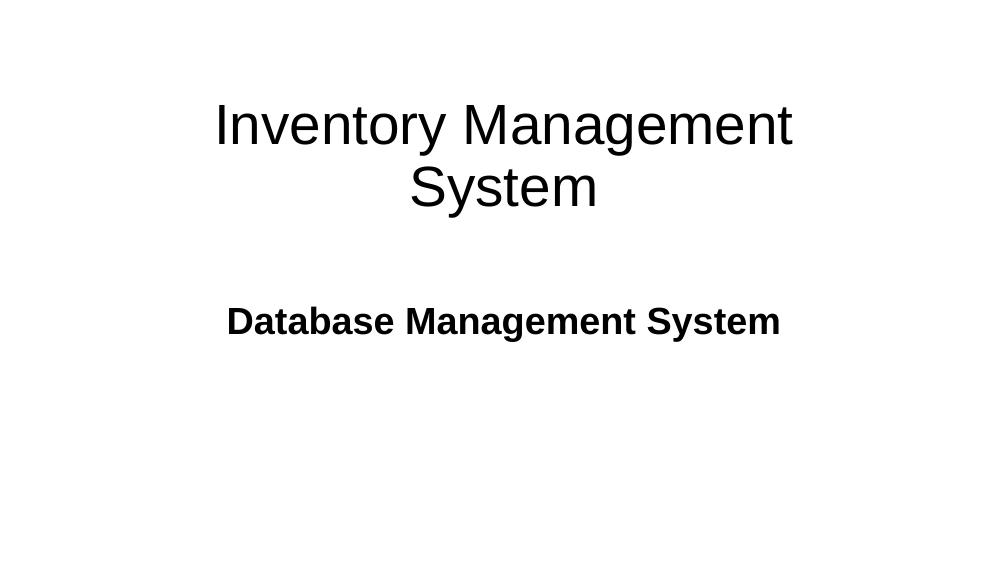
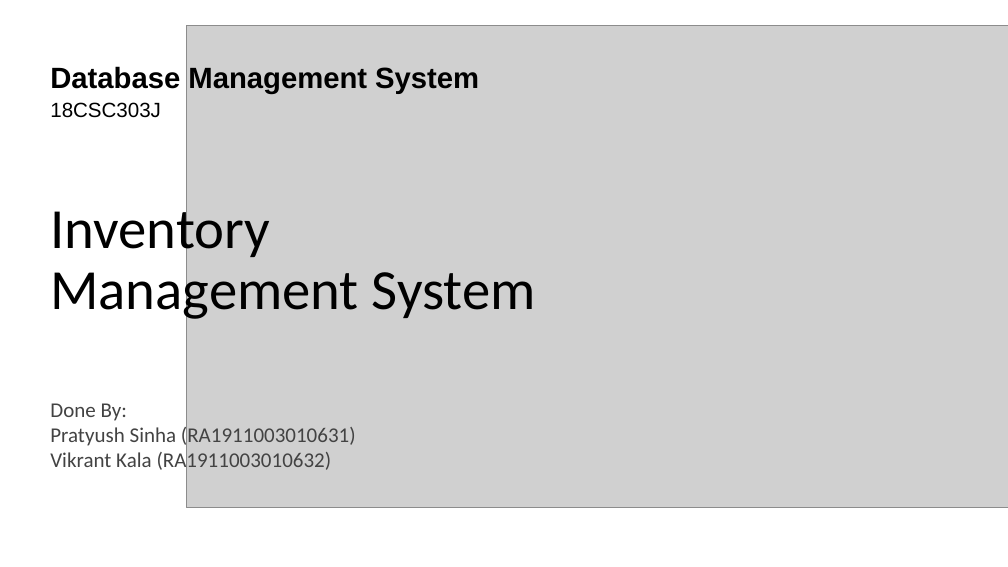
Before and after one commit to VikrantKala/Inventory-Management, a slide deck: slide 1 of Inventory Management System(69).pptx. Drawn at 1008x567 pixels with LibreOffice and Linux fonts; fonts in the diff are those of the drawing; grey boxes stand for pictures. Boxes give left, top, right and bottom in pixels: in the first picture for what was removed or moved away, otherwise in the second. Text is boxed around its words. In the diff, an @@ line names an element or a change of style, - is before the commit and + after.

Commit message:
Final PPT

```diff
--- a/Inventory Management System(69).pptx
+++ b/Inventory Management System(69).pptx
@@ picture added at <box>186,26,1008,508</box> @@
@@ subtitle "Database Management System": place and size @@
-subtitle "Database Management System" at <box>227,306,781,341</box>
+subtitle "Database Management System" at <box>50,66,479,118</box>
@@ subtitle at <box>50,66,479,94</box>: size 36 to 27.9 pt in "Database Management System"; alignment centre to left; line spacing 0.9 to 0.7; less space between paragraphs @@
@@ subtitle at <box>50,102,161,118</box>: paragraph added @@
+18CSC303J
@@ title at <box>50,200,536,323</box>: text changed; font Arial to Calibri @@
-Inventory Management System
+Inventory
+Management System
@@ text added at <box>50,403,356,474</box>, 20 pt, text #434343 @@
+Done By:
+Pratyush Sinha (RA1911003010631)
+Vikrant Kala (RA1911003010632)
```
Also in this commit, not shown: 14 slides added.
